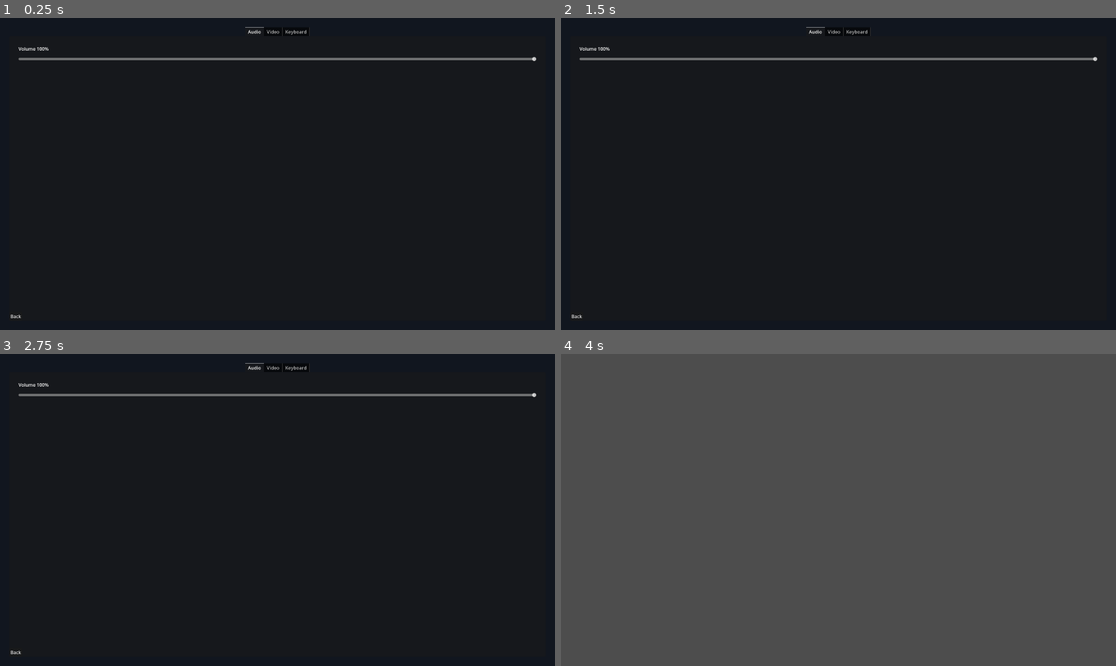
Above: before the commit, frames 1-4 (two rows, left to right).
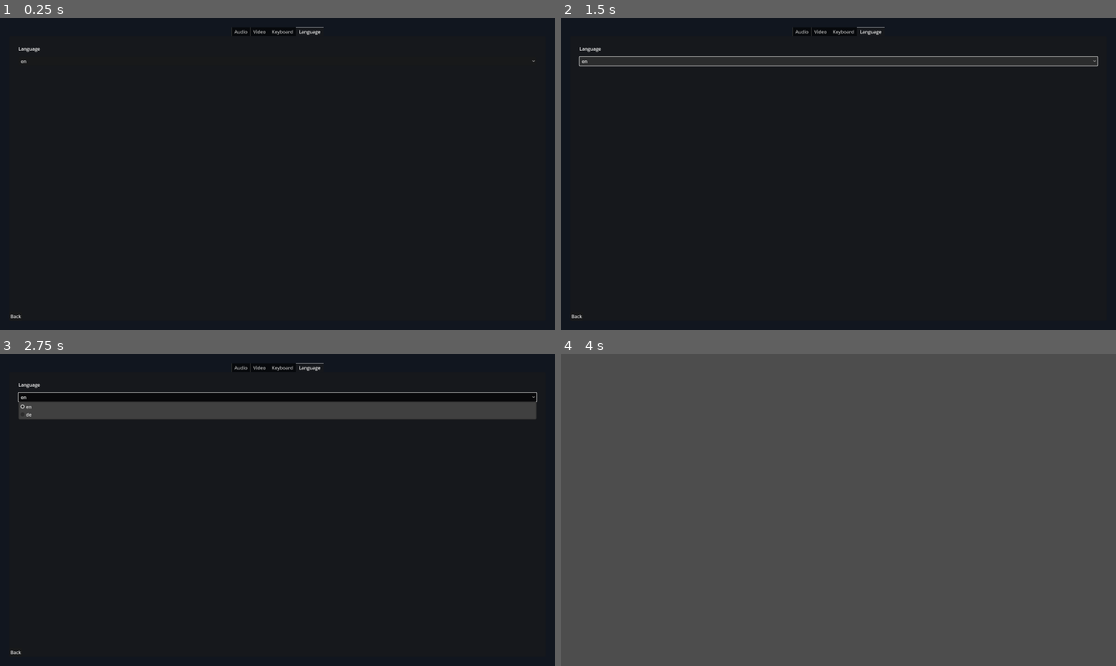
Above: after the commit, the same moments.

Repository: Dreat15/godot4-main-menu-template
Game: Godot game, scene res://settings_menu.tscn
The game is run twice, just before and just after one commit, with the same random seed, the same clock (stepped at 60 frames per second) and the same inputs. This scene is started directly instead of the project's main scene.
Inputs (mouse positions are in pixels of both pictures, inside the frame that each line leads up to):
- Up to frame 1 (0.25 s): no input
- Up to frame 2 (1.5 s): click (838, 61) at 0.5 s, where only the run after the commit has a clickable "en"; click (838, 61) at 1.25 s, where only the run after the commit has a clickable "en"
- Up to frame 3 (2.75 s): click (277, 397) at 2 s, where only the run after the commit has a clickable "en"
- Up to frame 4 (4 s): click "Back" at 2.75 s; tap Enter at 3.5 s

The runs differ from the first frame. In frame 1, 1.0% of the frame differs, in the area x 3-97%, y 2-15%; in frame 2, 1.7%; in frame 3, 6.5%, in the area x 3-97%, y 2-21%; in frame 4, nothing differs.

Commit message:
added first steps for translations

Diff:
--- /dev/null
+++ b/lang/trans.csv
@@ -0,0 +1,9 @@
+keys,en,de
+MENU_MAIN_MENU,Main Menu,Hauptmenü
+MENU_START,Start Game,Starte Spiel
+MENU_OPTIONS,Options,Optionen
+MENU_QUIT,Quit,Beenden
+SETTINGS_AUDIO,Audio,Audio
+SETTINGS_VIDEO,Video,Video
+SETTINGS_KEYBOARD,Keyboard,Tastatur
+SETTINGS_LANGUAGE,Language,Sprache
--- a/main_menu.gd
+++ b/main_menu.gd
@@ -2,7 +2,14 @@
 
 signal start_game()
 
+@onready var main_menu_label:Label = $MarginContainer/VBoxContainer/Label
 @onready var settings_scene:PackedScene = load("res://settings_menu.tscn")
+
+func _ready() -> void:
+	#main_menu_label.text = tr("MENU_MAIN_MENU")
+	#$MarginContainer/VBoxContainer/ButtonVBox/StartGameButton.text = tr("MENU_START")
+	$MarginContainer/VBoxContainer/ButtonVBox/OptionsButton.text = tr("MENU_OPTIONS")
+	$MarginContainer/VBoxContainer/ButtonVBox/QuitButton.text = tr("MENU_QUIT")
 
 func _on_start_game_button_pressed() -> void:
 	start_game.emit()
--- a/main_menu.tscn
+++ b/main_menu.tscn
@@ -39,7 +39,7 @@
 layout_mode = 2
 size_flags_vertical = 1
 theme_override_font_sizes/font_size = 32
-text = "Main Menu"
+text = "MENU_MAIN_MENU"
 horizontal_alignment = 1
 vertical_alignment = 1
 
@@ -51,7 +51,7 @@
 [node name="StartGameButton" type="Button" parent="MarginContainer/VBoxContainer/ButtonVBox"]
 layout_mode = 2
 size_flags_vertical = 4
-text = "Start Game"
+text = "MENU_START"
 
 [node name="OptionsButton" type="Button" parent="MarginContainer/VBoxContainer/ButtonVBox"]
 layout_mode = 2
--- a/project.godot
+++ b/project.godot
@@ -19,3 +19,7 @@
 
 window/size/viewport_width=1920
 window/size/viewport_height=1080
+
+[internationalization]
+
+locale/translations=PackedStringArray("res://lang/trans.en.translation", "res://lang/trans.de.translation")
--- a/settings_menu.gd
+++ b/settings_menu.gd
@@ -4,15 +4,33 @@
 @onready var volume_slider:HSlider = $Background/VBoxContainer/TabContainer/Audio/VBoxContainer/HSlider
 @onready var volume_sample:AudioStreamPlayer2D = $Background/VBoxContainer/TabContainer/Audio/VBoxContainer/AudioStreamPlayer2D
 
+@onready var language_option_button:OptionButton = $Background/VBoxContainer/TabContainer/Language/VBoxContainer/OptionButton
+@onready var language_language_label:Label = $Background/VBoxContainer/TabContainer/Language/VBoxContainer/Label
+
 func _ready() -> void:
+	set_strings()
+	setup_language()
 	volume_slider.value = 100
 
 func _on_back_button_pressed() -> void:
 	queue_free()
 
-
 func _on_h_slider_value_changed(value: float) -> void:
 	var rounded = roundi(value)
 	volume_label.text = str("Volume ", rounded, "%")
 	AudioServer.set_bus_volume_db(0, value/5)
-	volume_sample.play()
+	#volume_sample.play()
+
+func setup_language() -> void:
+	language_language_label.text = tr("SETTINGS_LANGUAGE")
+	var langs = TranslationServer.get_loaded_locales()
+	for lang in langs:
+		language_option_button.add_item(lang)
+
+func _on_option_button_item_selected(index: int) -> void:
+	var locale:String = language_option_button.get_item_text(index)
+	TranslationServer.set_locale(locale)
+	set_strings()
+
+func set_strings():
+	language_language_label.text = tr("SETTINGS_LANGUAGE")
--- a/settings_menu.tscn
+++ b/settings_menu.tscn
@@ -36,9 +36,10 @@
 [node name="TabContainer" type="TabContainer" parent="Background/VBoxContainer"]
 layout_mode = 2
 tab_alignment = 1
-current_tab = 0
+current_tab = 3
 
 [node name="Audio" type="MarginContainer" parent="Background/VBoxContainer/TabContainer"]
+visible = false
 layout_mode = 2
 theme_override_constants/margin_left = 32
 theme_override_constants/margin_top = 32
@@ -72,6 +73,26 @@
 layout_mode = 2
 metadata/_tab_index = 2
 
+[node name="Language" type="MarginContainer" parent="Background/VBoxContainer/TabContainer"]
+layout_mode = 2
+theme_override_constants/margin_left = 32
+theme_override_constants/margin_top = 32
+theme_override_constants/margin_right = 32
+theme_override_constants/margin_bottom = 32
+metadata/_tab_index = 3
+
+[node name="VBoxContainer" type="VBoxContainer" parent="Background/VBoxContainer/TabContainer/Language"]
+layout_mode = 2
+size_flags_vertical = 0
+theme_override_constants/separation = 16
+
+[node name="Label" type="Label" parent="Background/VBoxContainer/TabContainer/Language/VBoxContainer"]
+layout_mode = 2
+text = "SETTINGS_LANGUAGE"
+
+[node name="OptionButton" type="OptionButton" parent="Background/VBoxContainer/TabContainer/Language/VBoxContainer"]
+layout_mode = 2
+
 [node name="BackButton" type="Button" parent="Background/VBoxContainer"]
 layout_mode = 2
 size_flags_horizontal = 0
@@ -79,4 +100,5 @@
 text = "Back"
 
 [connection signal="value_changed" from="Background/VBoxContainer/TabContainer/Audio/VBoxContainer/HSlider" to="." method="_on_h_slider_value_changed"]
+[connection signal="item_selected" from="Background/VBoxContainer/TabContainer/Language/VBoxContainer/OptionButton" to="." method="_on_option_button_item_selected"]
 [connection signal="pressed" from="Background/VBoxContainer/BackButton" to="." method="_on_back_button_pressed"]
--- /dev/null
+++ b/translations/trans.csv
@@ -0,0 +1,9 @@
+keys,en,de
+MENU_MAIN_MENU,Main Menu,Hauptmenü
+MENU_START,Start Game,Starte Spiel
+MENU_OPTIONS,Options,Optionen
+MENU_QUIT,Quit,Beenden
+SETTINGS_AUDIO,Audio,Audio
+SETTINGS_VIDEO,Video,Video
+SETTINGS_KEYBOARD,Keyboard,Tastatur
+SETTINGS_LANGUAGE,Language,Sprache
Not shown, added: lang/trans.csv.import
Not shown, added: translations/trans.csv.import
Not shown, added: lang/.~lock.trans.csv#
